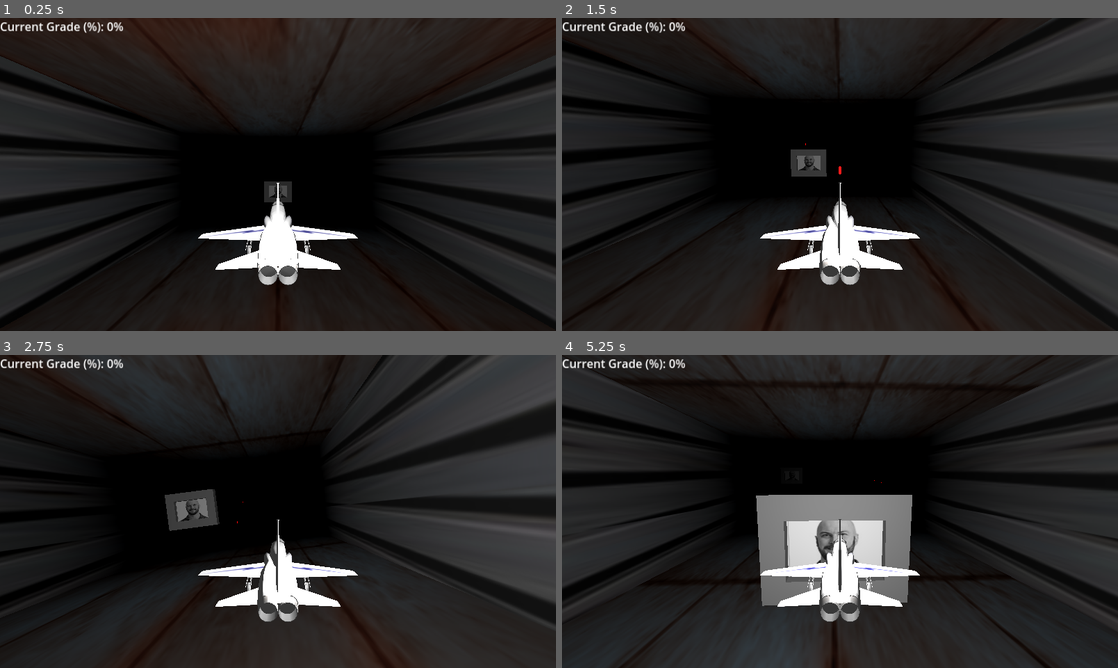
Above: before the commit, frames 1-4 (two rows, left to right).
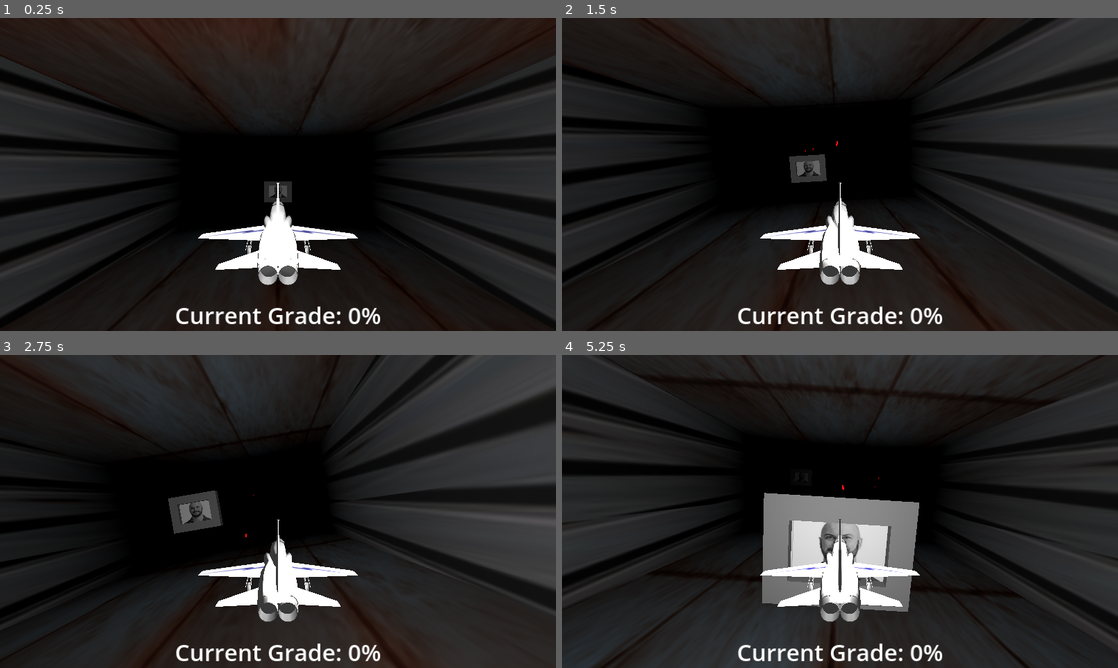
Above: after the commit, the same moments.

Repository: IanMillican/CS2053Project
Game: Godot game, scene res://jetRes/JetLvl.tscn
Two runs of this game, one before a commit and one after it. Both use one fixed random seed, a clock stepped at 60 frames per second and the inputs below. This scene is started directly instead of the project's main scene.
Inputs:
- Up to frame 1 (0.25 s): no input
- Up to frame 2 (1.5 s): tap Enter at 0.5 s; hold Right (ui_right) 0.53-1.28 s; hold Space (shoot) 0.53-1.28 s; hold Down (ui_down) from 1.28 s (still down); tap Space (shoot) at 1.35 s
- Up to frame 3 (2.75 s): release Down (ui_down) at 2.03 s; hold Right (ui_right) from 2.03 s (still down); hold Space (shoot) from 2.03 s (still down)
- Up to frame 4 (5.25 s): release Right (ui_right) at 2.78 s; release Space (shoot) at 2.78 s; hold Up (ui_up) 2.78-3.53 s; tap Space (shoot) at 2.85, 4.35 s; hold Space (shoot) 3.53-4.28 s; hold Left (ui_left) 3.53-5.03 s; hold Down (ui_down) from 5.03 s (still down); hold Space (shoot) from 5.03 s (still down)

The runs differ from the first frame. In frame 1, 1.2% of the frame differs, in the area x 0-69%, y 1-98%; in frame 2, 11%; in frame 3, 8.0%; in frame 4, 13%, in the area x 0-100%, y 0-100%.

Commit message:
Smoothed out Jet rotation when moving in any direction, attempted to add crosshair

Diff:
--- a/cs2053-thegame/jetRes/JetLvl.tscn
+++ b/cs2053-thegame/jetRes/JetLvl.tscn
@@ -1,16 +1,18 @@
-[gd_scene load_steps=50 format=3 uid="uid://clfrjeeup7mqp"]
+[gd_scene load_steps=53 format=3 uid="uid://clfrjeeup7mqp"]
 
 [ext_resource type="PackedScene" uid="uid://bicqibepmprw5" path="res://jetRes/jet.tscn" id="1_7pk40"]
 [ext_resource type="Script" path="res://jetRes/jet_lvl.gd" id="1_bjplq"]
 [ext_resource type="Texture2D" uid="uid://dys3l260bx3oe" path="res://FinalBoss.png" id="3_0m0qx"]
 [ext_resource type="Script" path="res://jetRes/ians.gd" id="3_1ocu7"]
 [ext_resource type="Texture2D" uid="uid://uvj57fcdaknj" path="res://jetRes/camera_lens_casing.jpg" id="3_2l5mm"]
+[ext_resource type="Script" path="res://jetRes/front_camera.gd" id="3_gf2pg"]
 [ext_resource type="PackedScene" uid="uid://bogignha6ra2e" path="res://jetRes/ian_mob.tscn" id="3_j21d8"]
 [ext_resource type="Texture2D" uid="uid://ct884bx3j5nv" path="res://jetRes/metal_plates.png" id="3_jkkgn"]
 [ext_resource type="AudioStream" uid="uid://c6b1dprlbwqu1" path="res://jetRes/The Nightclub.wav" id="4_fvjk7"]
 [ext_resource type="PackedScene" uid="uid://cfliitpkvov0w" path="res://jetRes/projectile.tscn" id="4_viloa"]
 [ext_resource type="Script" path="res://jetRes/big_ian.gd" id="6_u66xp"]
 [ext_resource type="AudioStream" uid="uid://du8o0vk3mkw85" path="res://jetRes/348164__djfroyd__laser-one-shot-1.wav" id="10_8xbyr"]
+[ext_resource type="Texture2D" uid="uid://cdvk6qigmnhx6" path="res://jetRes/pngtree-target-crosshair-icon-simple-style-png-image_1839195.jpg" id="11_8v2yw"]
 
 [sub_resource type="StandardMaterial3D" id="StandardMaterial3D_sglao"]
 albedo_texture = ExtResource("3_jkkgn")
@@ -128,6 +130,8 @@
 
 [sub_resource type="BoxShape3D" id="BoxShape3D_4m8w7"]
 size = Vector3(1, 50, 100)
+
+[sub_resource type="CanvasItemMaterial" id="CanvasItemMaterial_d51sy"]
 
 [sub_resource type="StandardMaterial3D" id="StandardMaterial3D_276qg"]
 albedo_texture = ExtResource("3_0m0qx")
@@ -170,6 +174,7 @@
 [node name="FrontCamera" type="Camera3D" parent="Jet"]
 transform = Transform3D(-1, 0, -8.74228e-08, 0, 1, 0, 8.74228e-08, 0, -1, 0, 1.16089, -5.6069)
 current = true
+script = ExtResource("3_gf2pg")
 
 [node name="BackCamera" type="Camera3D" parent="Jet"]
 transform = Transform3D(1, 0, 0, 0, 1, 0, 0, 0, 1, 0, 1.16089, 6.82294)
@@ -182,6 +187,15 @@
 stream = ExtResource("4_fvjk7")
 volume_db = -15.0
 
+[node name="Barrel" type="Node3D" parent="Jet"]
+transform = Transform3D(1, 0, 0, 0, 1, 0, 0, 0, 1, 0, -0.292891, 2.74904)
+
+[node name="RayCast3D" type="RayCast3D" parent="Jet"]
+transform = Transform3D(1, 0, 0, 0, 1, 0, 0, 0, 1, 0, -0.292891, 2.95996)
+target_position = Vector3(0, 0, 10000)
+hit_from_inside = true
+collide_with_areas = true
+
 [node name="Grounds" type="Node3D" parent="."]
 
 [node name="Ground1" type="StaticBody3D" parent="Grounds" groups=["ground"]]
@@ -355,16 +369,47 @@
 
 [node name="UI" type="Control" parent="."]
 layout_mode = 3
-anchors_preset = 0
-offset_right = 40.0
-offset_bottom = 40.0
+anchor_right = 1.0
+anchor_bottom = 1.0
+offset_right = 1.0
+offset_bottom = 1.0
+grow_horizontal = 2
+grow_vertical = 2
 
 [node name="Label" type="Label" parent="UI"]
-layout_mode = 0
-offset_right = 245.0
-offset_bottom = 51.0
-theme_override_font_sizes/font_size = 40
-text = "Current Grade (%): 0%"
+layout_mode = 1
+anchors_preset = 7
+anchor_left = 0.5
+anchor_top = 1.0
+anchor_right = 0.5
+anchor_bottom = 1.0
+offset_left = -213.0
+offset_top = -55.0
+offset_right = 213.0
+grow_horizontal = 2
+grow_vertical = 0
+theme_override_font_sizes/font_size = 80
+text = "Current Grade: 0%"
+metadata/_edit_use_anchors_ = true
+
+[node name="TextureRect" type="TextureRect" parent="UI"]
+visible = false
+material = SubResource("CanvasItemMaterial_d51sy")
+layout_mode = 1
+anchors_preset = 8
+anchor_left = 0.5
+anchor_top = 0.5
+anchor_right = 0.5
+anchor_bottom = 0.5
+offset_left = -180.0
+offset_top = -180.0
+offset_right = 180.0
+offset_bottom = 180.0
+grow_horizontal = 2
+grow_vertical = 2
+pivot_offset = Vector2(180, 180)
+texture = ExtResource("11_8v2yw")
+stretch_mode = 5
 
 [node name="BigIan" type="Area3D" parent="."]
 transform = Transform3D(1, 0, 0, 0, -4.37114e-08, -1, 0, 1, -4.37114e-08, 0, 23.5245, -223.466)
@@ -475,13 +520,23 @@
 [connection signal="hitJet" from="Ians/IanMob10" to="." method="_on_ian_mob_hit_jet"]
 [connection signal="body_entered" from="BigIan" to="." method="_on_big_ian_body_entered"]
 [connection signal="body_entered" from="GoalZone" to="." method="_on_goal_zone_body_entered"]
+[connection signal="area_entered" from="OutOfBounds/Barrier" to="." method="_on_barrier_area_entered"]
 [connection signal="body_entered" from="OutOfBounds/Barrier" to="." method="_on_barrier_body_entered"]
+[connection signal="area_entered" from="OutOfBounds/Barrier2" to="." method="_on_barrier_area_entered"]
 [connection signal="body_entered" from="OutOfBounds/Barrier2" to="." method="_on_barrier_body_entered"]
+[connection signal="area_entered" from="OutOfBounds/Barrier3" to="." method="_on_barrier_area_entered"]
 [connection signal="body_entered" from="OutOfBounds/Barrier3" to="." method="_on_barrier_body_entered"]
+[connection signal="area_entered" from="OutOfBounds/Barrier4" to="." method="_on_barrier_area_entered"]
 [connection signal="body_entered" from="OutOfBounds/Barrier4" to="." method="_on_barrier_body_entered"]
+[connection signal="area_entered" from="OutOfBounds/Barrier5" to="." method="_on_barrier_area_entered"]
 [connection signal="body_entered" from="OutOfBounds/Barrier5" to="." method="_on_barrier_body_entered"]
+[connection signal="area_entered" from="OutOfBounds/Barrier6" to="." method="_on_barrier_area_entered"]
 [connection signal="body_entered" from="OutOfBounds/Barrier6" to="." method="_on_barrier_body_entered"]
+[connection signal="area_entered" from="OutOfBounds/Barrier7" to="." method="_on_barrier_area_entered"]
 [connection signal="body_entered" from="OutOfBounds/Barrier7" to="." method="_on_barrier_body_entered"]
+[connection signal="area_entered" from="OutOfBounds/Barrier8" to="." method="_on_barrier_area_entered"]
 [connection signal="body_entered" from="OutOfBounds/Barrier8" to="." method="_on_barrier_body_entered"]
+[connection signal="area_entered" from="OutOfBounds/Barrier9" to="." method="_on_barrier_area_entered"]
 [connection signal="body_entered" from="OutOfBounds/Barrier9" to="." method="_on_barrier_body_entered"]
+[connection signal="area_entered" from="OutOfBounds/Barrier10" to="." method="_on_barrier_area_entered"]
 [connection signal="body_entered" from="OutOfBounds/Barrier10" to="." method="_on_barrier_body_entered"]
--- /dev/null
+++ b/cs2053-thegame/jetRes/front_camera.gd
@@ -0,0 +1,11 @@
+extends Camera3D
+
+#var fixed_global_rotation: Basis
+#
+#func _ready() -> void:
+	#fixed_global_rotation = global_transform.basis
+	#
+#func _process(delta: float) -> void:
+	#var current_transform = global_transform
+	#current_transform.basis = fixed_global_rotation
+	#global_transform = current_transform
--- a/cs2053-thegame/jetRes/jet.gd
+++ b/cs2053-thegame/jetRes/jet.gd
@@ -5,6 +5,13 @@
 var isRotatedRight = false
 var isRotatedUp = false
 var isRotatedDown = false
+
+var target_roll: float = 0.0
+var target_pitch: float = 0.0
+
+# How quickly the jet rotates towards the target angles.
+var roll_interp_speed: float = 5.0
+var pitch_interp_speed: float = 5.0
 
 signal collidedWall
 signal unCollidedWall
@@ -28,44 +35,49 @@
 
 	if Input.is_action_pressed("ui_left") and not isCollidedWall:
 		vel.x += 1
-		if not isRotatedLeft:
-			isRotatedLeft = true
-			transform = transform.rotated_local(Vector3.FORWARD, -25)
-	if Input.is_action_just_released("ui_left"):
-		transform = transform.rotated_local(Vector3.FORWARD, 25)
-		isRotatedLeft = false
-
-
-	if Input.is_action_pressed("ui_right") and not isCollidedWall:
+		target_roll = deg_to_rad(-10)
+		#if not isRotatedLeft:
+			#isRotatedLeft = true
+			#transform = transform.rotated_local(Vector3.FORWARD, -25)
+	#if Input.is_action_just_released("ui_left"):
+		#transform = transform.rotated_local(Vector3.FORWARD, 25)
+		#isRotatedLeft = false
+	elif Input.is_action_pressed("ui_right") and not isCollidedWall:
 		vel.x -= 1
-		if not isRotatedRight:
-			isRotatedRight = true
-			transform = transform.rotated_local(Vector3.FORWARD, 25)
-	if Input.is_action_just_released("ui_right"):
-		transform = transform.rotated_local(Vector3.FORWARD, -25)
-		isRotatedRight = false
+		target_roll = deg_to_rad(10)
+		#if not isRotatedRight:
+			#isRotatedRight = true
+			#transform = transform.rotated_local(Vector3.FORWARD, 25)
+	#if Input.is_action_just_released("ui_right"):
+		#transform = transform.rotated_local(Vector3.FORWARD, -25)
+		#isRotatedRight = false
+	else:
+		target_roll = 0
 
 
 	if Input.is_action_pressed("ui_up") and not isCollidedGround:
 		vel.y += 1
-		if not isRotatedUp:
-			isRotatedUp = true
-			transform = transform.rotated_local(Vector3.RIGHT, 25)
-	if Input.is_action_just_released("ui_up"):
-		transform = transform.rotated_local(Vector3.RIGHT, -25)
-		isRotatedUp = false
+		target_pitch = deg_to_rad(-10)
+		#if not isRotatedUp:
+			#isRotatedUp = true
+			#transform = transform.rotated_local(Vector3.RIGHT, 25)
+	#if Input.is_action_just_released("ui_up"):
+		#transform = transform.rotated_local(Vector3.RIGHT, -25)
+		#isRotatedUp = false
+	elif Input.is_action_pressed("ui_down") and not isCollidedGround:
+		vel.y -= 1
+		target_pitch = deg_to_rad(10)
+		#if not isRotatedDown:
+			#isRotatedDown = true
+			#transform = transform.rotated_local(Vector3.LEFT, 25)
+	#if Input.is_action_just_released("ui_down"):
+		#transform = transform.rotated_local(Vector3.LEFT, -25)
+		#isRotatedDown = false
+	else:
+		target_pitch = 0
 
-
-	if Input.is_action_pressed("ui_down") and not isCollidedGround:
-		vel.y -= 1
-		if not isRotatedDown:
-			isRotatedDown = true
-			transform = transform.rotated_local(Vector3.LEFT, 25)
-	if Input.is_action_just_released("ui_down"):
-		transform = transform.rotated_local(Vector3.LEFT, -25)
-		isRotatedDown = false
-	if not Input.is_anything_pressed():
-		rotation = Vector3(0, 0, 0)
+	rotation.z = lerp_angle(rotation.z, target_roll, roll_interp_speed * delta)
+	rotation.x = lerp_angle(rotation.x, target_pitch, pitch_interp_speed * delta)
 
 	if vel != Vector3.ZERO:
 		vel= vel.normalized() * speed
--- a/cs2053-thegame/jetRes/jet_lvl.gd
+++ b/cs2053-thegame/jetRes/jet_lvl.gd
@@ -5,20 +5,38 @@
 var jet_direction
 var grade_score = 0
 
+var fixed_global_rotation: Basis
+
 var can_shoot = true
-var shoot_cooldown = 0.5
+var shoot_cooldown = 0.35
+
+var raycast
+var camera
 
 func _ready() -> void:
 	#ProjectileScene.set_meta("projectile", true)
 	$Jet/GameMusic.play()
 	DisplayServer.window_set_mode(DisplayServer.WindowMode.WINDOW_MODE_FULLSCREEN)
+	raycast = $Jet/RayCast3D
+	camera = $Jet/FrontCamera.get_viewport().get_camera_3d()
 
 func _process(delta: float) -> void:
-	if Input.is_action_just_pressed("ui_select") and can_shoot:
+	if raycast.is_colliding():
+		var collision_point = raycast.get_collision_point()
+		# Convert the 3D collision point to screen coordinates.
+		var screen_point = camera.unproject_position(collision_point)
+		print(screen_point)
+		$UI/TextureRect.position = screen_point
+	else:
+		$UI/TextureRect.position = get_viewport().size / 2
+	#$Jet/FrontCamera.rotation = Vector3(0, 110, 0)
+	if Input.is_action_pressed("ui_select") and can_shoot:
 		print("Shot")
 		$Jet/ShootSound.play()
+		var barrel = $Jet/Barrel
 		projectile_instance = ProjectileScene.instantiate()
 		get_tree().current_scene.add_child(projectile_instance)
+		projectile_instance.global_transform = barrel.global_transform
 		jet_position = $Jet.position
 		jet_direction = $Jet.rotation
 		projectile_instance.set_movement(jet_position, jet_direction)
@@ -33,7 +51,7 @@
 		$Jet/FrontCamera.current = true
 	if grade_score < 0:
 		get_tree().reload_current_scene()
-	$UI/Label.text = "Current Grade (%%): %s%%" % grade_score
+	$UI/Label.text = "Current Grade: %s%%" % grade_score
 	#var forward = global_transform.basis.z.normalized()
 	# Move the Area3D in that direction
 	$BigIan.position.z += 20.0 * delta
@@ -102,3 +120,8 @@
 		$OutOfBounds/Barrier9.queue_free()
 	if ianName == "IanMob10":
 		$OutOfBounds/Barrier10.queue_free()
+
+
+#func _on_barrier_area_entered(area: Area3D) -> void:
+	#if area.is_in_group("projectiles"):
+		#area.collision.disabled
--- a/cs2053-thegame/jetRes/projectile.gd
+++ b/cs2053-thegame/jetRes/projectile.gd
@@ -6,13 +6,15 @@
 	add_to_group("projectiles")
 
 func _physics_process(delta: float) -> void:
-	var forward = global_transform.basis.z.normalized()
-	# Move the Area3D in that direction
-	position += forward * speed * delta
+	#var forward = global_transform.basis.z.normalized()
+	## Move the Area3D in that direction
+	#position += forward * speed * delta
+	translate(global_transform.basis.z * speed * delta)
 
 func set_movement(positionIn: Vector3, directionIn: Vector3) -> void:
-	position = positionIn
-	rotation = directionIn
+	#position = positionIn
+	#rotation = directionIn
+	pass
 
 
 func _on_body_entered(body: Node3D) -> void:
Binary file added: cs2053-thegame/jetRes/pngtree-target-crosshair-icon-simple-style-png-image_1839195.jpg
Not shown, added: cs2053-thegame/jetRes/pngtree-target-crosshair-icon-simple-style-png-image_1839195.jpg.import
